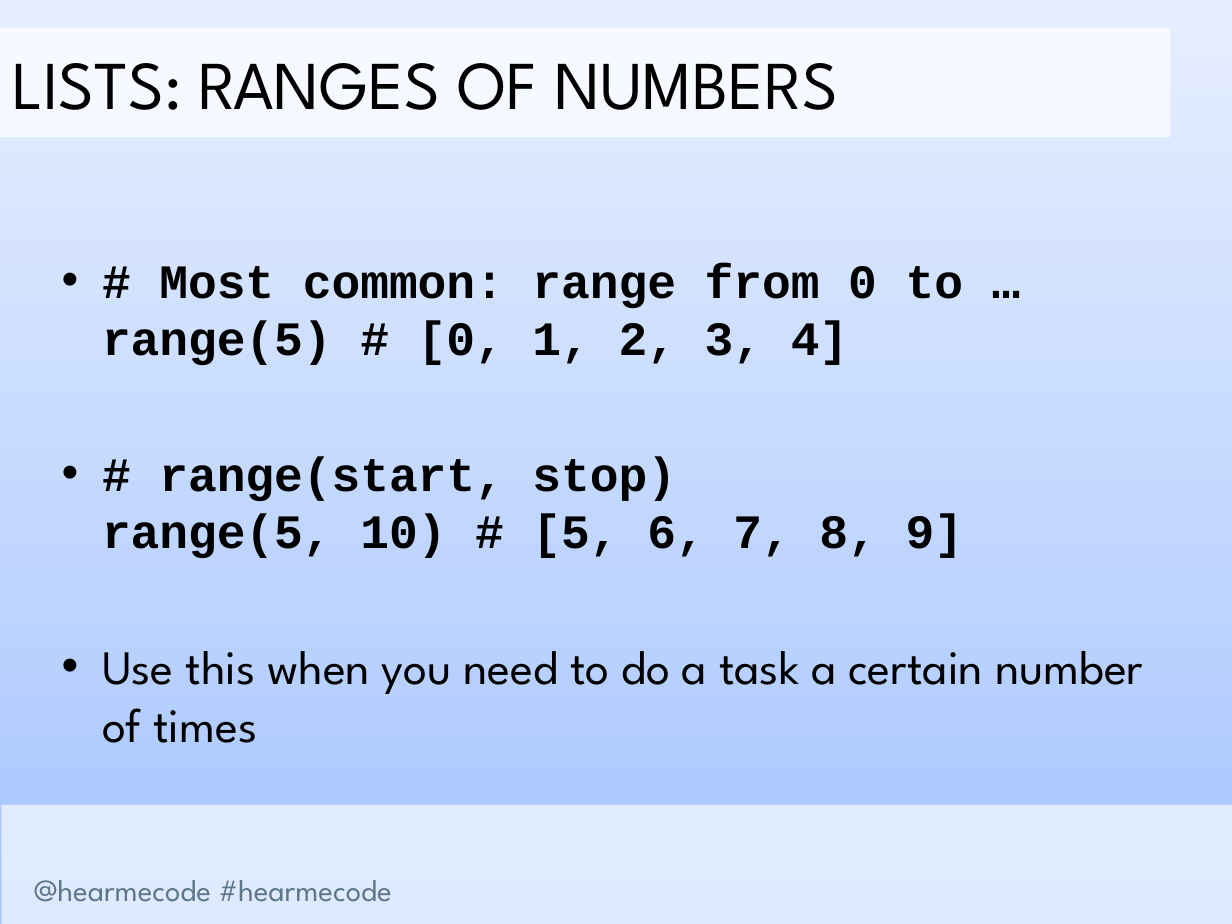
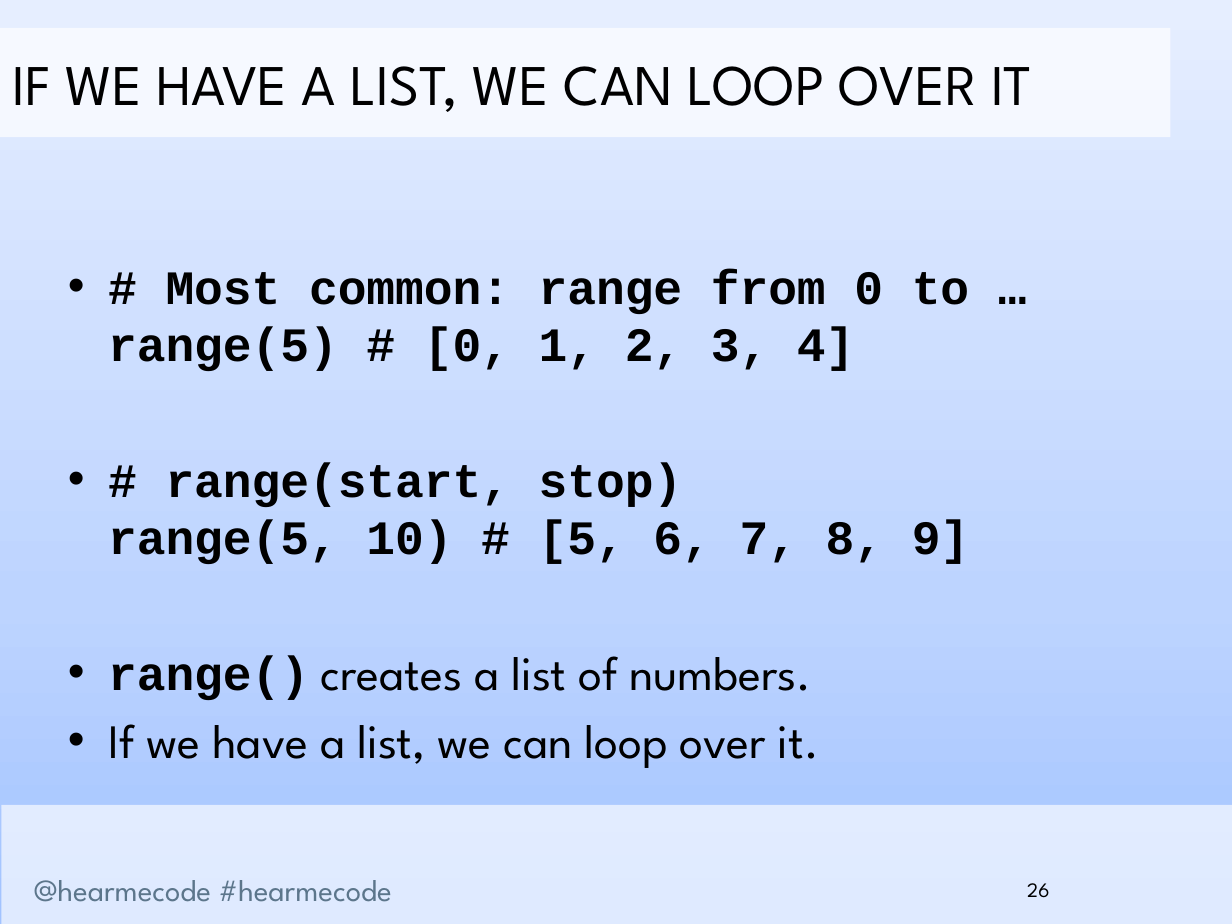
Before and after one commit to hearmecode/slides, a slide deck: slide 26 of Lesson 2/Hear Me Code - Lists and Loops.pptx (slide 21 before the commit). Drawn at 1232x924 pixels with LibreOffice and Linux fonts; fonts in the diff are those of the drawing; background and template pictures are left out. Boxes give left, top, right and bottom in pixels: in the first picture for what was removed or moved away, otherwise in the second. Text is boxed around its words. In the diff, an @@ line names an element or a change of style, - is before the commit and + after.

```diff
--- a/Lesson 2/Hear Me Code - Lists and Loops.pptx
+++ b/Lesson 2/Hear Me Code - Lists and Loops.pptx
@@ text in rectangle at [12,66,1032,112]: text changed; size 40 to 33.6 pt @@
-LISTS: RANGES OF NUMBERS
+IF WE HAVE A LIST, WE CAN LOOP OVER IT
@@ text at [108,656,819,768]: text changed @@
-• Use this when you need to do a task a certain number of times
+• range() creates a list of numbers.
+• If we have a list, we can loop over it.
@@ page number added at [1027,883,1049,898], 12 pt, text #000000 @@
+26
```
Also in this commit, not shown: 29 other slides changed, 7 slides added, 3 slides removed, 2 other files.
